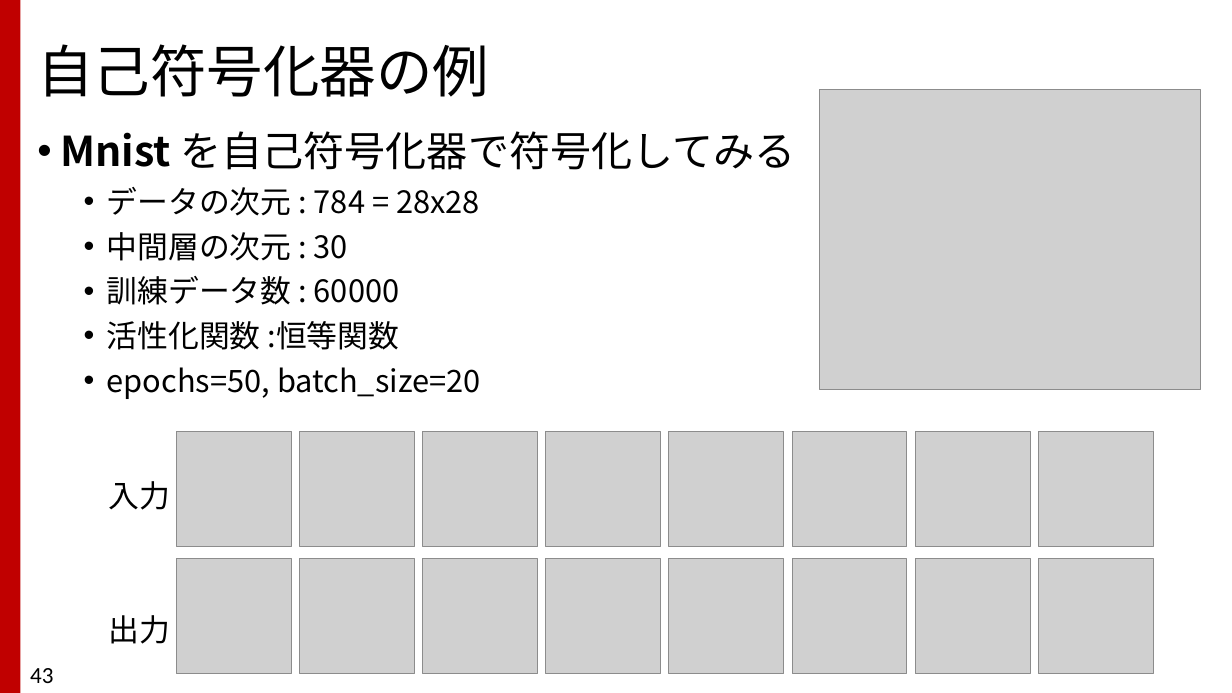
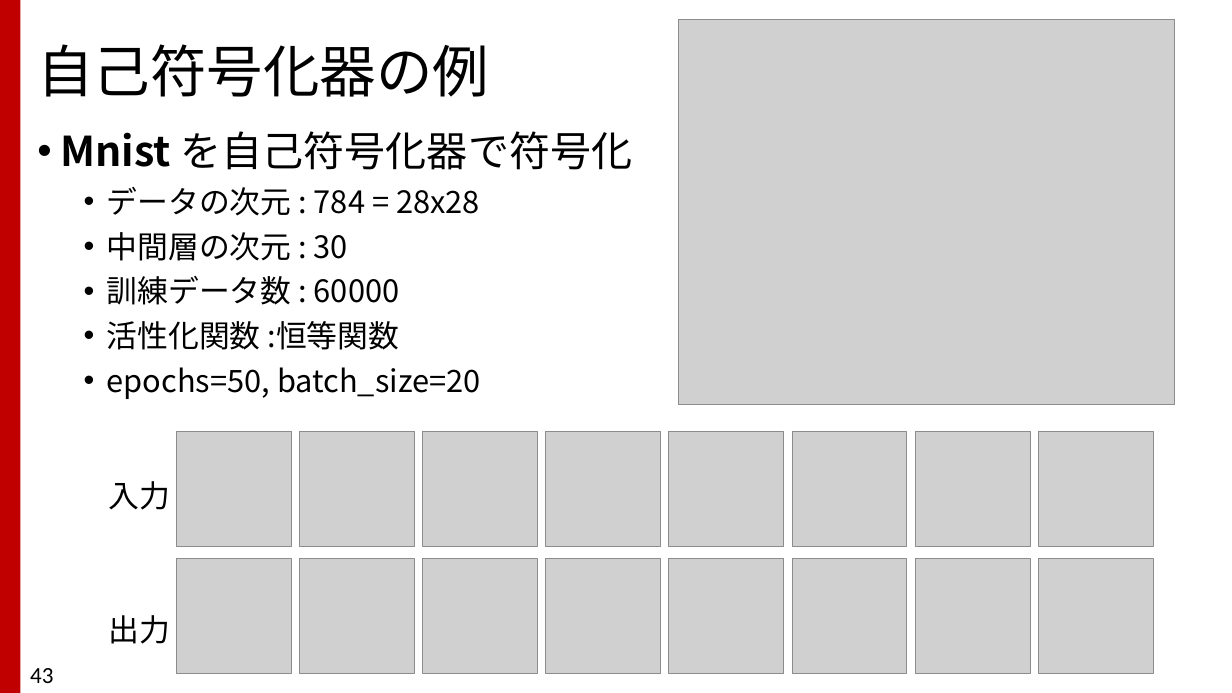
Before and after one commit to TakashiIjiri/TakashiIjiri.github.io, a slide deck: slide 43 of classes/cv/cv8.pptx. Drawn at 1232x693 pixels with LibreOffice and Linux fonts; fonts in the diff are those of the drawing; grey boxes stand for pictures. Boxes give left, top, right and bottom in pixels: in the first picture for what was removed or moved away, otherwise in the second. Text is boxed around its words. In the diff, an @@ line names an element or a change of style, - is before the commit and + after.

```diff
--- a/classes/cv/cv8.pptx
+++ b/classes/cv/cv8.pptx
@@ picture: place and size @@
-picture at (820,90,1201,390)
+picture at (678,19,1175,405)
@@ text at (60,131,633,170): text changed @@
-  • Mnist を自己符号化器で符号化してみる
+  • Mnist を自己符号化器で符号化
```
Also in this commit, not shown: 14 other slides changed, 1 other file.
